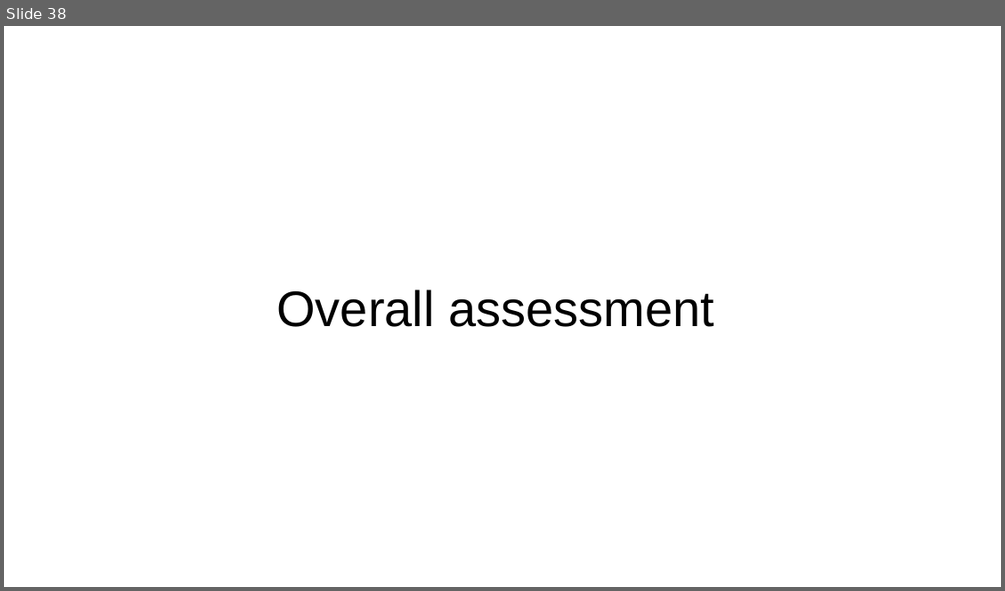
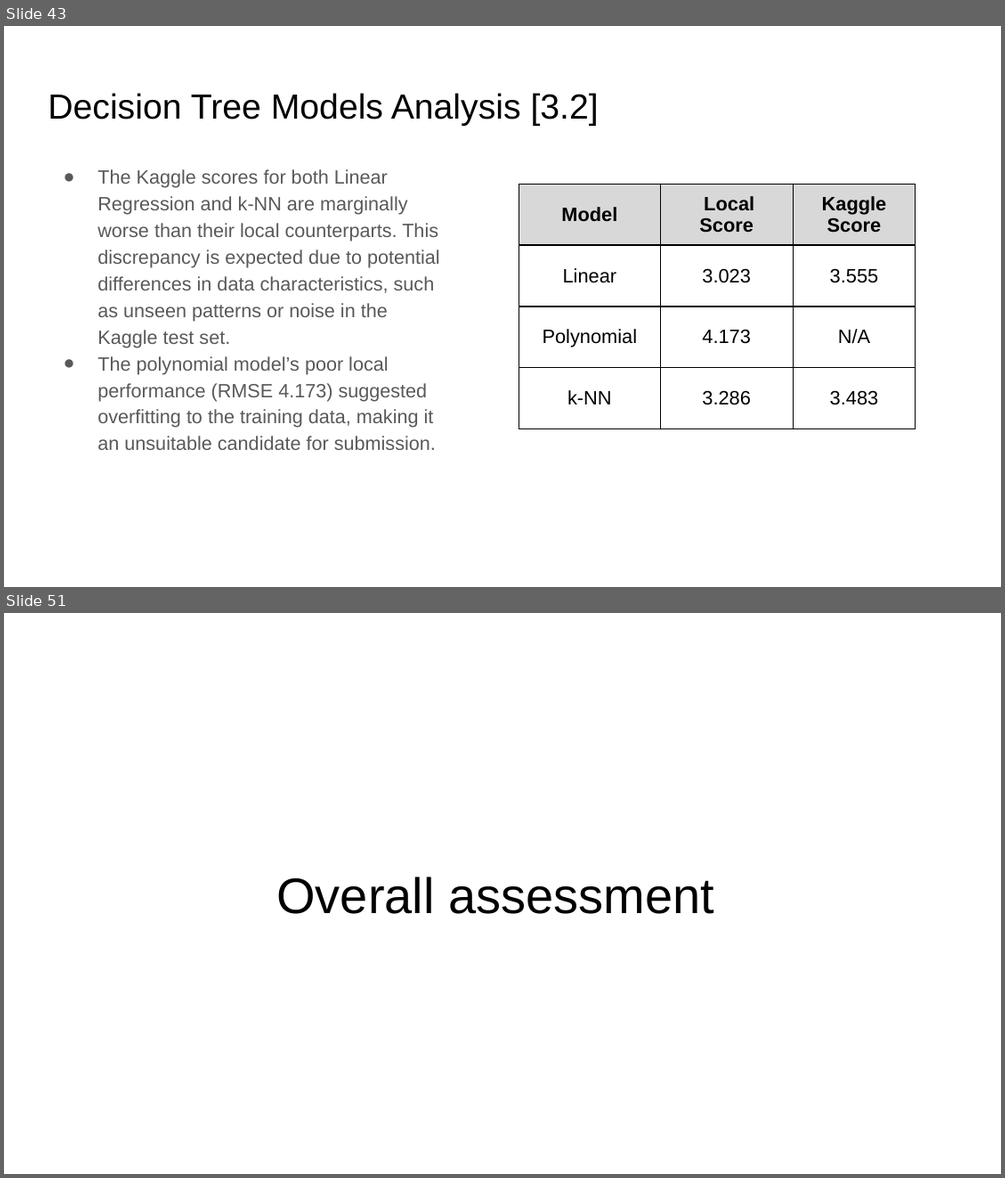
Before and after one commit to PedroFPeralta/FCT-ML-Nova-PRS2, a slide deck: ML@NOVA Team PRS.pptx. Shown one above the other, each under a label of ours: slide 38 before the commit, slides 43 and 51 after it; the slides between them are not shown. The pictures are 1005x591 and 1005x1178 pixels, drawn with LibreOffice and Linux fonts; fonts in the diff are those of the drawing. Boxes give left, top, right and bottom in pixels: in the first picture for what was removed or moved away, otherwise in the second. Text is boxed around its words. In the diff, an @@ line names an element or a change of style, - is before the commit and + after.

Commit message:
Submission

```diff
--- a/ML@NOVA Team PRS.pptx
+++ b/ML@NOVA Team PRS.pptx
@@ slide 43 added at [4, 26, 1001, 587], background #FFFFFF @@
@@ title added at [48, 93, 599, 126], 25.2 pt, text #000000 @@
+Decision Tree Models Analysis [3.2]
@@ text added at [97, 169, 440, 450], 13.9 pt, text #595959 @@
+● The Kaggle scores for both Linear Regression and k-NN are marginally worse than their local counterparts. This discrepancy is expected due to potential differences in data characteristics, such as unseen patterns or noise in the Kaggle test set.
+● The polynomial model’s poor local performance (RMSE 4.173) suggested overfitting to the training data, making it an unsuitable candidate for submission.
@@ table added at [519, 184, 916, 510], 4 rows, 3 columns @@
+Model | Local Score | Kaggle Score
+Linear | 3.023 | 3.555
+Polynomial | 4.173 | N/A
+k-NN | 3.286 | 3.483
@@ what was slide 38 is now slide 51 @@
```
Also in this commit, not shown: 3 slides changed, 38 other slides added, 26 slides removed.
